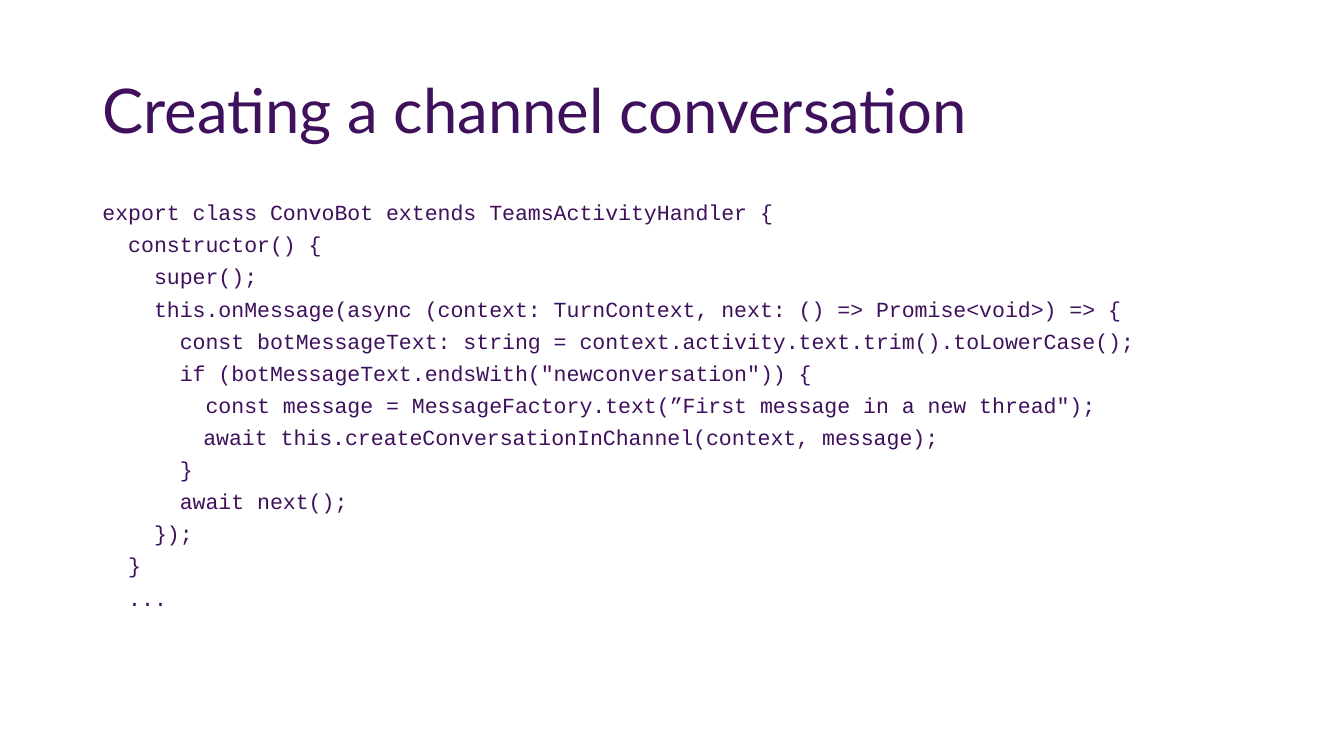
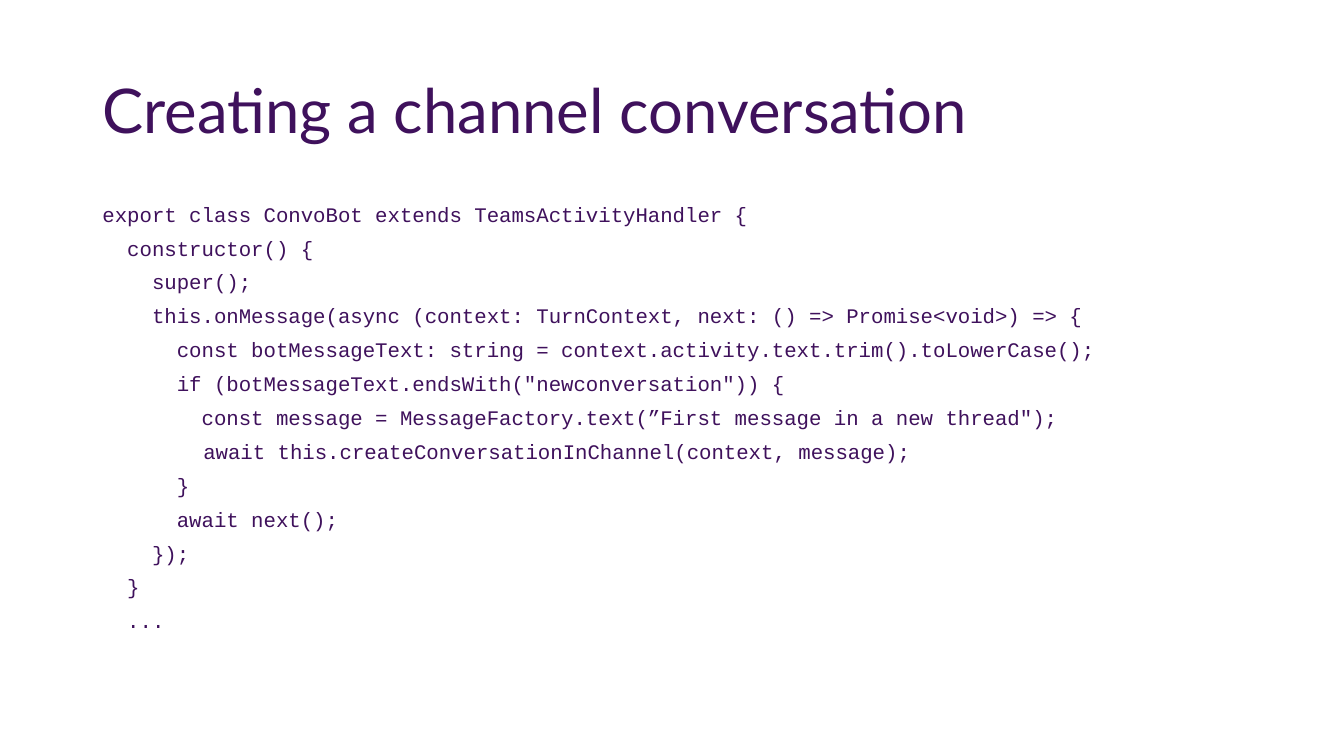
Before and after one commit to OfficeDev/TrainingContent, a slide deck: slide 32 of Teams/40 Conversational Bots/slides.pptx. Drawn at 1344x756 pixels with LibreOffice and Linux fonts; fonts in the diff are those of the drawing; background and template pictures are left out. Boxes give left, top, right and bottom in pixels: in the first picture for what was removed or moved away, otherwise in the second. Text is boxed around its words. In the diff, an @@ line names an element or a change of style, - is before the commit and + after.

```diff
--- a/Teams/40 Conversational Bots/slides.pptx
+++ b/Teams/40 Conversational Bots/slides.pptx
@@ text "export class ConvoBot extends TeamsActivityHandler ..." at [102, 207, 1094, 532]: size 15.4 to 14.8 pt; line spacing 0.7 to 0.8 @@
```
Also in this commit, not shown: 9 other slides changed, 38 other files.
